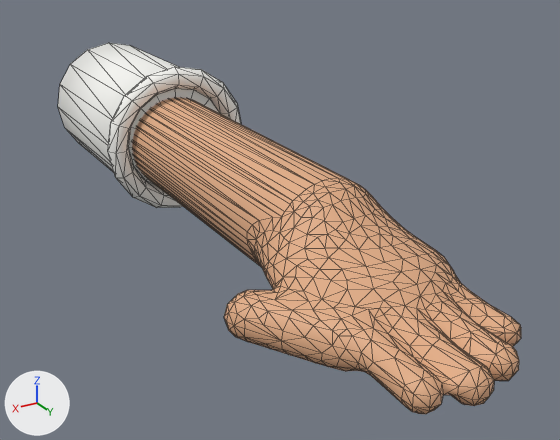
One commit to the glTF model assets/models/fp-hand-left.gltf: the scene before it, then after it.
Before and after are seen from a camera (50 mm lens) standing at (0.215, 0.191, 0.183) and looking at (-0.028, -0.213, -0.019). Lighting does not change. The marker at lower left points along +X, +Y and +Z. The picture after the commit comes second. Mesh edges are drawn as thin lines. Vertices at exactly the same position are counted once.

Objects in the first picture: 'model'.
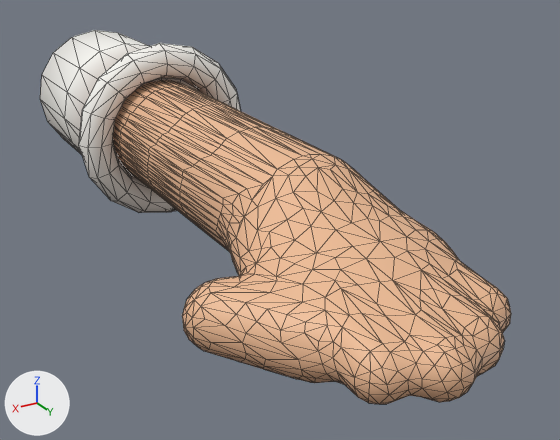
Changed parts and their boxes (x1, y1, x2, y2) in the pictures (560 x 440 px):
'model', recoloured, reshaped
    before: (58, 43, 521, 414)
    after: (40, 30, 511, 404)
part 1 of me_model, rebuilt
    before: (132, 97, 521, 414)
    after: (113, 80, 511, 404)
part 2 of me_model, rebuilt
    before: (58, 43, 220, 184)
    after: (40, 30, 200, 155)
part 3 of me_model, added
    after: (79, 43, 241, 213)
part 4 of me_model, deleted
    before: (108, 67, 241, 208)

What changed in the scene script:
```text
Change mat_skin:
    where n0 = _N.new('ShaderNodeBsdfPrincipled'); n0.name = 'Principled BSDF'
    remove n0.inputs[0].default_value = (0.761, 0.418, 0.238, 1.0)  # 'Base Color', beige #e2ad86
    n0.inputs[2].default_value: 0.6 -> 0.55  # 'Roughness'
    add n2 = _N.new('ShaderNodeMix'); n2.name = 'Mix'
    add n2.data_type = 'RGBA'
    add n2.blend_type = 'MULTIPLY'
    add n2.inputs[0].default_value = 1.0  # 'Factor'
    add n2.inputs[7].default_value = (0.863, 0.509, 0.305, 1.0)  # 'B', beige #efbd96
    add n3 = _N.new('ShaderNodeVertexColor'); n3.name = 'Color Attribute'
    add _L.new(n2.outputs[2], n0.inputs[0])  # 'Result' to 'Base Color'
    add _L.new(n3.outputs[0], n2.inputs[6])  # 'Color' to 'A'
Change mat_chef_whites:
    where n0 = _N.new('ShaderNodeBsdfPrincipled'); n0.name = 'Principled BSDF'
    remove n0.inputs[0].default_value = (0.922, 0.922, 0.888, 1.0)  # 'Base Color', white #f6f6f2
    add n2 = _N.new('ShaderNodeMix'); n2.name = 'Mix'
    add n2.data_type = 'RGBA'
    add n2.blend_type = 'MULTIPLY'
    add n2.inputs[0].default_value = 1.0  # 'Factor'
    add n2.inputs[7].default_value = (0.939, 0.93, 0.888, 1.0)  # 'B', white #f8f7f2
    add n3 = _N.new('ShaderNodeVertexColor'); n3.name = 'Color Attribute'
    add _L.new(n2.outputs[2], n0.inputs[0])  # 'Result' to 'Base Color'
    add _L.new(n3.outputs[0], n2.inputs[6])  # 'Color' to 'A'
Change me_model:
    used by ob_model
    remove me_model.from_pydata(...)  # 938 vertices, 1856 faces; spans x -0.063..0.072, y -0.47..0.01, z -0.047..0.063
    add me_model.from_pydata(...)  # 1135 vertices, 2250 faces; spans x -0.076..0.089, y -0.505..0.0, z -0.06..0.076
    me_model part 1: the loose piece of 802 vertices spanning x -0.048..0.072, y -0.404..0.01, z -0.028..0.04 is rebuilt with 951 vertices and now spans x -0.058..0.089, y -0.43..0.0, z -0.033..0.048
    me_model part 2: the loose piece of 34 vertices spanning x -0.058..0.042, y -0.47..-0.33, z -0.042..0.058 is rebuilt with 50 vertices and now spans x -0.064..0.048, y -0.505..-0.355, z -0.048..0.064
    me_model part 3: a new loose piece of 134 vertices spanning x -0.076..0.06, y -0.368..-0.342, z -0.06..0.076, in mat_chef_whites
    me_model part 4: the loose piece of 102 vertices spanning x -0.063..0.047, y -0.337..-0.323, z -0.047..0.063 is deleted
```
